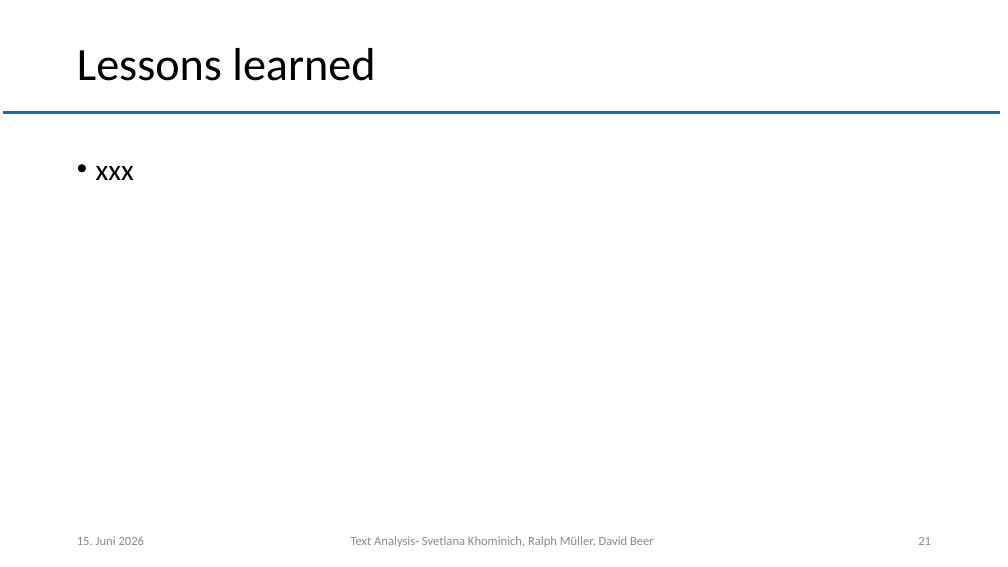
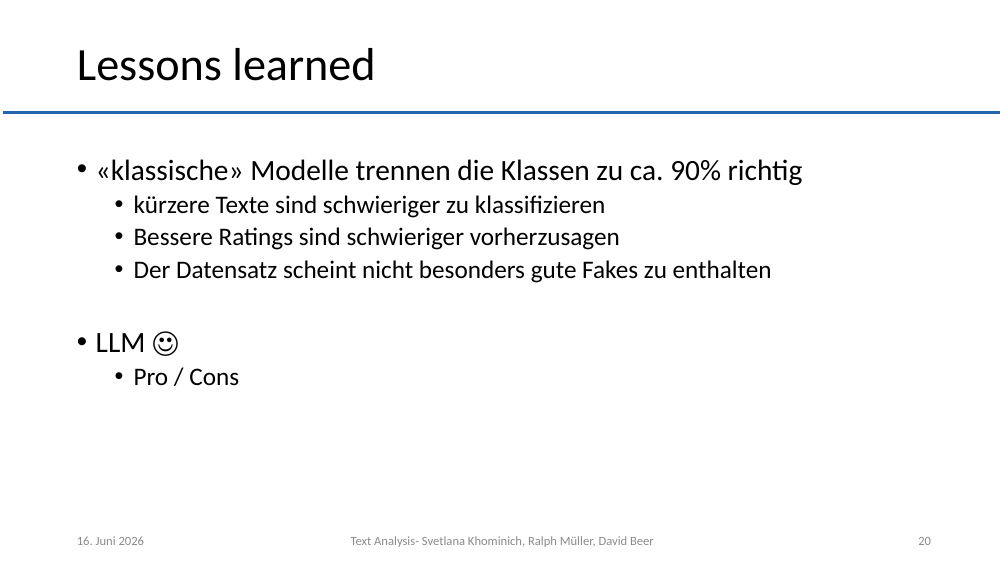
Before and after one commit to muellR/text_analysis, a slide deck: slide 20 of presentation/ln_text_analysis.pptx (slide 21 before the commit). Drawn at 1008x567 pixels with LibreOffice and Linux fonts; fonts in the diff are those of the drawing; background and template pictures are left out. Boxes give left, top, right and bottom in pixels: in the first picture for what was removed or moved away, otherwise in the second. Text is boxed around its words. In the diff, an @@ line names an element or a change of style, - is before the commit and + after.

```diff
--- a/presentation/ln_text_analysis.pptx
+++ b/presentation/ln_text_analysis.pptx
@@ text at (x1=96, y1=159, x2=803, y2=385): text changed; size 28 to 24 pt @@
-• xxx
+• «klassische» Modelle trennen die Klassen zu ca. 90% richtig
+  • kürzere Texte sind schwieriger zu klassifizieren
+  • Bessere Ratings sind schwieriger vorherzusagen
+  • Der Datensatz scheint nicht besonders gute Fakes zu enthalten
+• LLM ☺
+  • Pro / Cons
@@ page number at (x1=918, y1=537, x2=931, y2=545): text changed @@
-21
+20
```
Also in this commit, not shown: 18 other slides changed, 1 slide removed, 3 other files.
